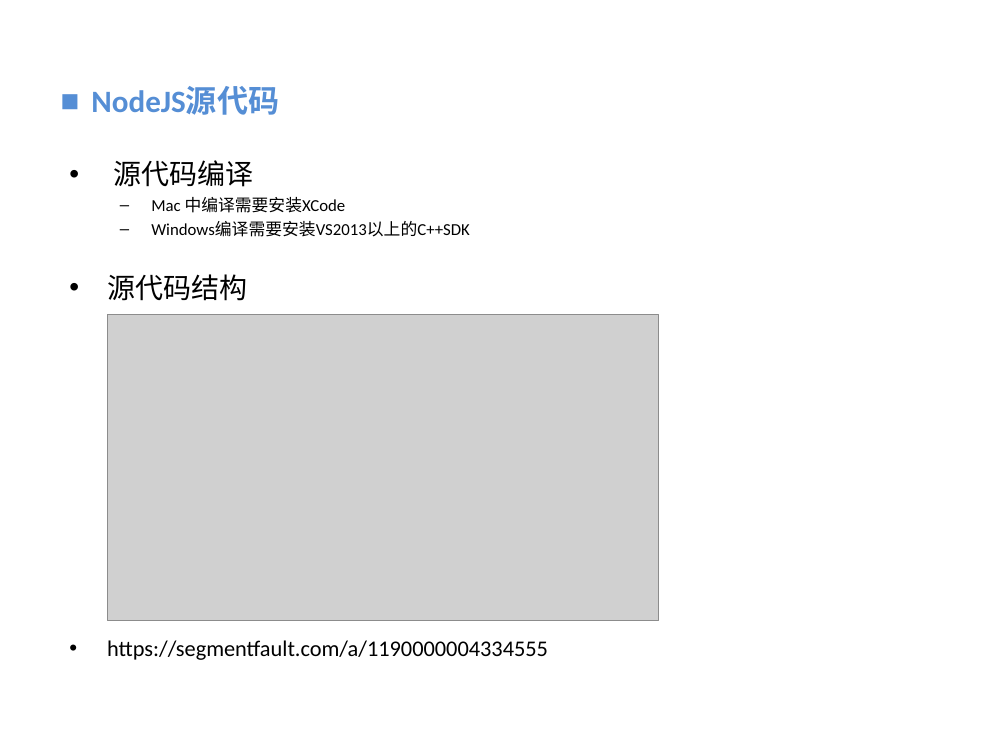
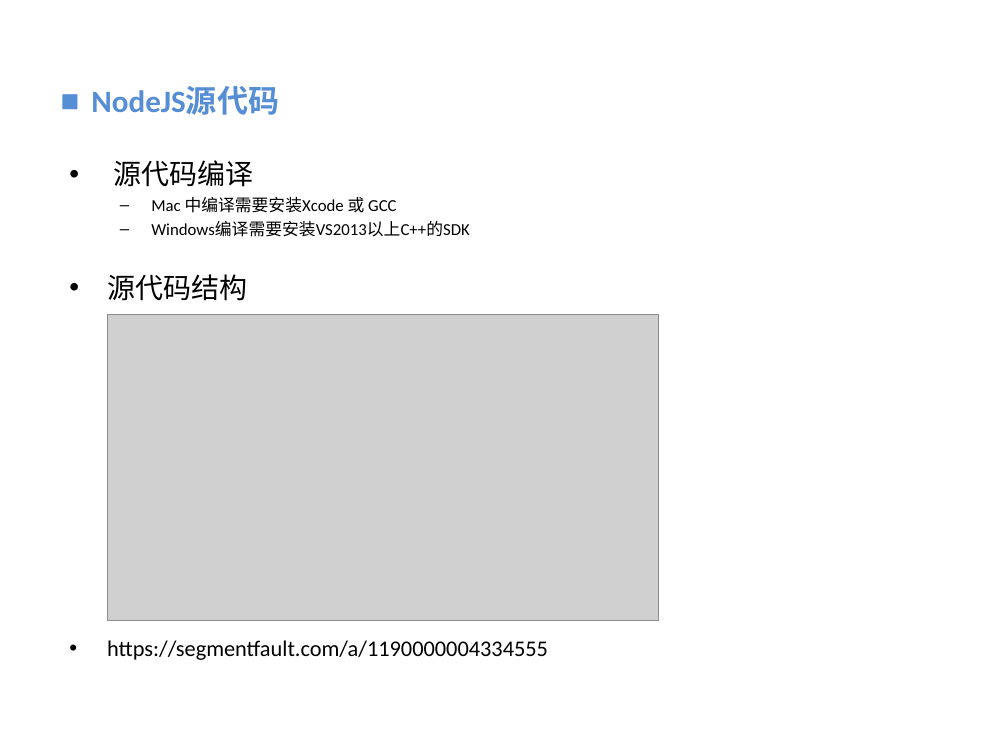
Before and after one commit to vaik/Documents, a slide deck: slide 17 of 我的分享/NodeJS基础概念理解.ppt. Drawn at 1008x756 pixels with LibreOffice and Linux fonts; fonts in the diff are those of the drawing; grey boxes stand for pictures; background and template pictures are left out. Boxes give left, top, right and bottom in pixels: in the first picture for what was removed or moved away, otherwise in the second. Text is boxed around its words. In the diff, an @@ line names an element or a change of style, - is before the commit and + after.

```diff
--- a/我的分享/NodeJS基础概念理解.ppt
+++ b/我的分享/NodeJS基础概念理解.ppt
@@ text at <box>151,197,470,237</box>: text changed @@
-  – Mac 中编译需要安装XCode
-  – Windows编译需要安装VS2013以上的C++SDK
+  – Mac 中编译需要安装Xcode 或 GCC
+  – Windows编译需要安装VS2013以上C++的SDK
```
Also in this commit, not shown: 9 other slides changed.
